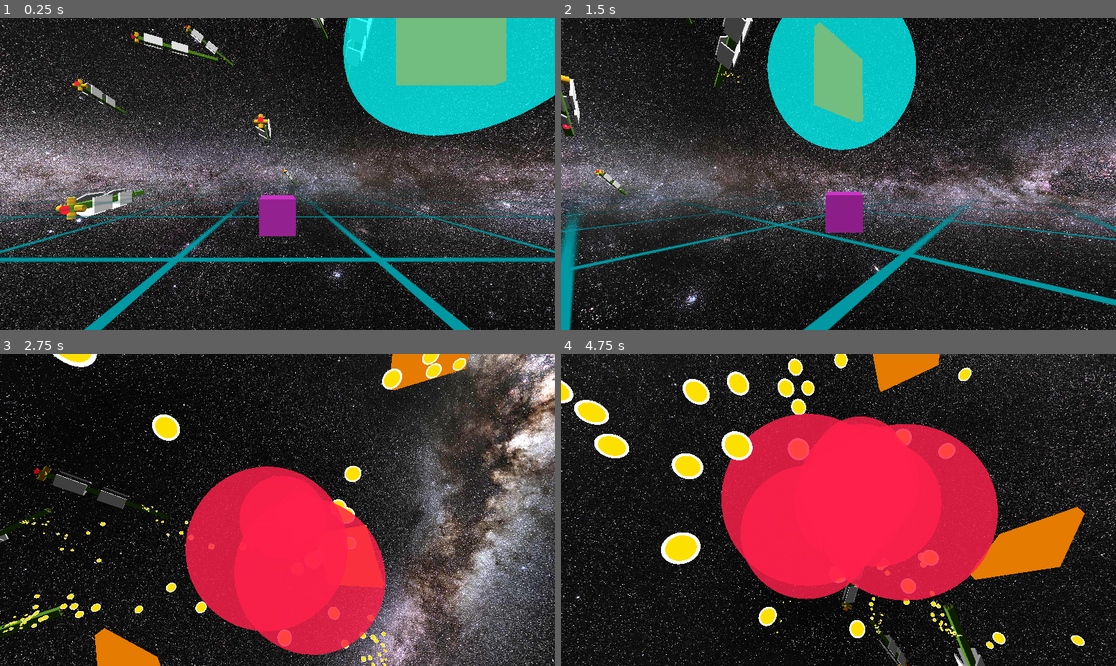
Above: before the commit, frames 1-4 (two rows, left to right).
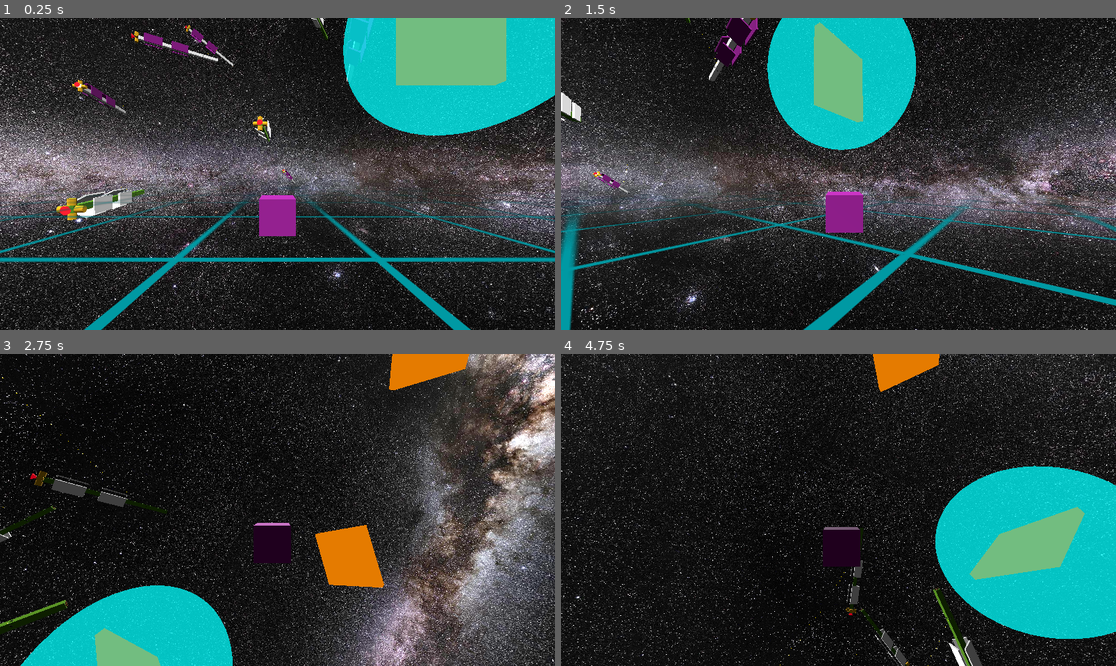
Above: after the commit, the same moments.

Repository: david-andrew/Aberration
Game: Godot game, scene res://world.tscn
The game is run twice, just before and just after one commit, with the same random seed, the same clock (stepped at 60 frames per second) and the same inputs.
Inputs:
- Up to frame 1 (0.25 s): no input
- Up to frame 2 (1.5 s): hold Right (right) 0.53-1.28 s; hold A (a) 0.53-1.28 s; tap D (d) at 0.8, 1.35 s; hold Down (down) from 1.28 s (still down)
- Up to frame 3 (2.75 s): tap E (e) at 1.55 s; release Down (down) at 2.03 s; hold Right (right) from 2.03 s (still down); hold E (e) from 2.03 s (still down); tap Q (q) at 2.3 s
- Up to frame 4 (4.75 s): release Right (right) at 2.78 s; release E (e) at 2.78 s; hold Up (up) 2.78-3.53 s; tap Q (q) at 2.85 s; tap S (s) at 3.05 s; hold S (s) 3.53-4.28 s; hold Left (left) from 3.53 s (still down); tap W (w) at 3.8, 4.35 s; tap A (a) at 4.55 s

The runs differ from the first frame. In frame 1, 1.2% of the frame differs, in the area x 10-68%, y 0-65%; in frame 2, 1.4%; in frame 3, 25%; in frame 4, 41%, in the area x 0-100%, y 0-100%.

Commit message:
made ships point towards a selected target rather than the player

Diff:
--- a/TeamID.gd
+++ b/TeamID.gd
@@ -59,3 +59,18 @@
 			enemies.append(child)
 
 	return enemies
+
+
+func get_all_allied_units() -> Array[RigidBody3D]:
+	var allies: Array[RigidBody3D] = []
+	var children = GameMaster.current_scene.get_children()
+	for child in children:
+		if not is_instance_valid(child) or not (child is ShipCore or child.name=='Player'):
+			continue
+		var teamid = child.find_child('TeamID')
+		if not teamid or not teamid is TeamID:
+			continue
+		if teamid.team == team:
+			allies.append(child)
+
+	return allies
--- a/scripts/ShipCore.gd
+++ b/scripts/ShipCore.gd
@@ -4,10 +4,14 @@
 @export var player_controlled: bool = false
 #var teamid: TeamID
 var enemies: Array[RigidBody3D] = []
+var allies: Array[RigidBody3D] = []
 var thrusters: ThrustModule
 
-#DEBUG
-var player
+var target: RigidBody3D = null #current forward target
+const TIME_TO_REEVALUATE_TARGET_MS = 1000 #if the target remains valid the whole time
+var target_selection_time = Time.get_ticks_msec() + int(randf() * TIME_TO_REEVALUATE_TARGET_MS)
+
+
 
 func _ready():
 	# ensure that the teamID is the first node
@@ -16,24 +20,27 @@
 
 	# mark targets for all turrets
 	enemies = teamID.get_all_enemy_units()
+	allies = teamID.get_all_allied_units()
 	for child in get_children():
 		if is_instance_valid(child) and child is CannonModule:
 			child.set_targets(enemies)
 
 	thrusters = $ThrustModule
 
-	#DEBUG translate towards the player
-	player = GameMaster.current_scene.find_child('Player')
 
 
 func _physics_process(delta):
-	if not is_instance_valid(player):
+	select_forward_target()
+	if not is_instance_valid(target):
 		return
 
 	if not is_instance_valid(thrusters):
 		return
-	thrusters.translate_towards(player.global_position)
-	thrusters.point_towards(player.global_position, delta)
+
+
+
+	#thrusters.translate_towards(target.global_position)
+	thrusters.point_towards(target.global_position, delta)
 	thrusters.thrust_forward(1.0)
 	#apply_central_force(basis * Vector3.FORWARD * 1000)
 	pass
@@ -43,6 +50,40 @@
 	#local_angular.z = 0#sign(local_angular.z) * min(abs(local_angular.z), 0.1)
 	#angular_velocity = global_basis * local_angular
 	#
+
+
+func select_forward_target():
+	# only select a new target randomly every 10 seconds
+	if is_instance_valid(target) and Time.get_ticks_msec() - target_selection_time < TIME_TO_REEVALUATE_TARGET_MS:
+		return
+
+	target_selection_time = Time.get_ticks_msec()
+
+	if len(enemies) == 0:
+		target = null
+		return
+
+	var best_target = null
+	var best_score = -999999999
+	for candidate in enemies:
+		if not is_instance_valid(candidate):
+			continue
+		var candidate_score = score_target(candidate)
+		if candidate_score > best_score:
+			best_score = candidate_score
+			best_target = candidate
+
+	target = best_target
+
+func score_target(t:RigidBody3D) -> float:
+	#var expected_position = HelperFunctions.compute_expected_target_position(global_position, linear_velocity, BULLET_INITIAL_SPEED, t.global_position, t.linear_velocity)
+	var local_pos = transform * t.global_position
+
+	#if local_pos.dot(Vector3.FORWARD) < 0.25: #can't even point at this target
+		#return 0
+
+	#score is just negative distance, to prioritize closer targets
+	return -local_pos.length_squared() + local_pos.dot(Vector3.FORWARD) * 1000
 
 
 func destroy():
--- a/world.tscn
+++ b/world.tscn
@@ -15,7 +15,7 @@
 [sub_resource type="BoxShape3D" id="BoxShape3D_278ud"]
 
 [sub_resource type="StandardMaterial3D" id="StandardMaterial3D_t4b5v"]
-albedo_color = Color(0.31, 0.545, 0, 1)
+albedo_color = Color(0.55, 0, 0.534, 1)
 
 [sub_resource type="BoxMesh" id="BoxMesh_l6wpm"]
 material = SubResource("StandardMaterial3D_t4b5v")
@@ -54,37 +54,31 @@
 transform = Transform3D(0.965926, -7.45058e-09, 0.258819, 0.0669873, 0.965926, -0.25, -0.25, 0.258819, 0.933013, -149.93, 52.3459, -17.7345)
 
 [node name="TeamID" parent="LargeShip" instance=ExtResource("6_pbg1v")]
-team = 0
 
 [node name="LargeShip5" parent="." instance=ExtResource("1_h85ca")]
 transform = Transform3D(0.965926, 0, 0.258819, 0, 1, 0, -0.258819, 0, 0.965926, -231.153, 99.0077, -267)
 
 [node name="TeamID" parent="LargeShip5" instance=ExtResource("6_pbg1v")]
-team = 0
 
 [node name="LargeShip6" parent="." instance=ExtResource("1_h85ca")]
 transform = Transform3D(0.5, 0, -0.866025, 0, 1, 0, 0.866025, 0, 0.5, -131.153, 168.008, -267)
 
 [node name="TeamID" parent="LargeShip6" instance=ExtResource("6_pbg1v")]
-team = 0
 
 [node name="LargeShip7" parent="." instance=ExtResource("1_h85ca")]
 transform = Transform3D(0.433013, 0.5, -0.75, -0.25, 0.866025, 0.433013, 0.866025, 0, 0.5, -131.153, 251.685, -397.906)
 
 [node name="TeamID" parent="LargeShip7" instance=ExtResource("6_pbg1v")]
-team = 0
 
 [node name="LargeShip8" parent="." instance=ExtResource("1_h85ca")]
 transform = Transform3D(0.808013, 0.433013, -0.399519, -0.25, 0.866025, 0.433013, 0.533494, -0.25, 0.808013, 40.8468, -9.99228, -691.366)
 
 [node name="TeamID" parent="LargeShip8" instance=ExtResource("6_pbg1v")]
-team = 0
 
 [node name="LargeShip2" parent="." instance=ExtResource("1_h85ca")]
 transform = Transform3D(0.965926, 0, -0.258819, 0, 1, 0, 0.258819, 0, 0.965926, 61.8468, 99.0077, -156)
 
 [node name="TeamID" parent="LargeShip2" instance=ExtResource("6_pbg1v")]
-team = 0
 
 [node name="LargeShip9" parent="." instance=ExtResource("1_h85ca")]
 transform = Transform3D(0.866026, 0, -0.5, 0, 1, 0, 0.5, 0, 0.866026, 61.8468, 240.008, -309)
